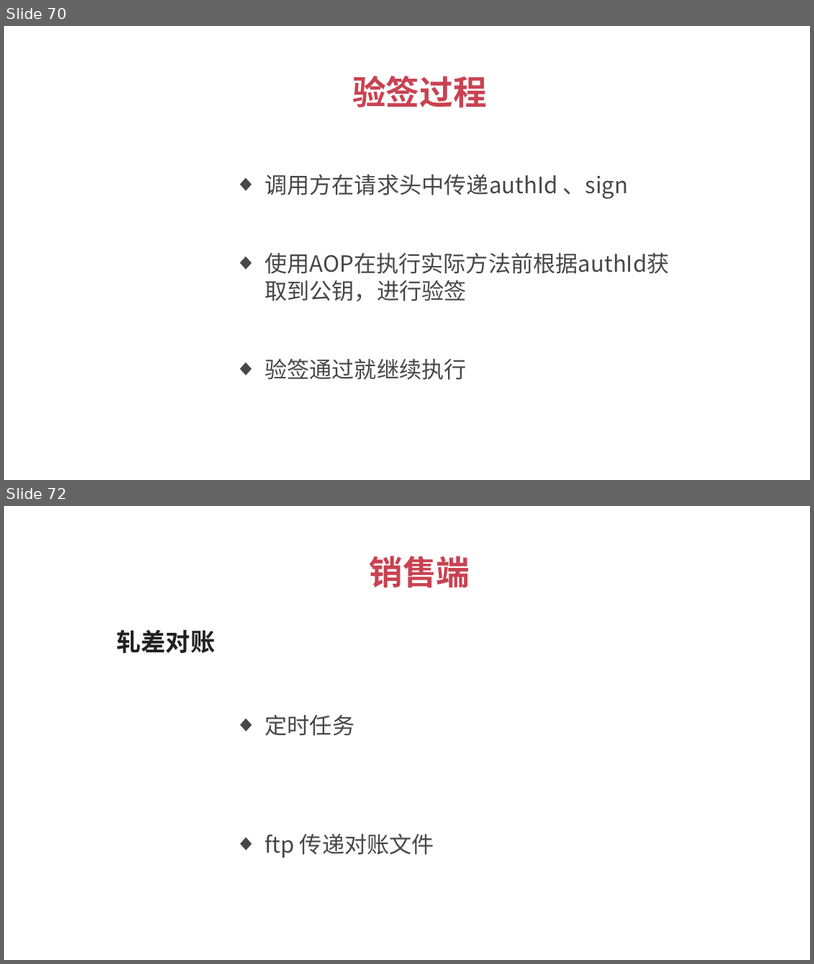
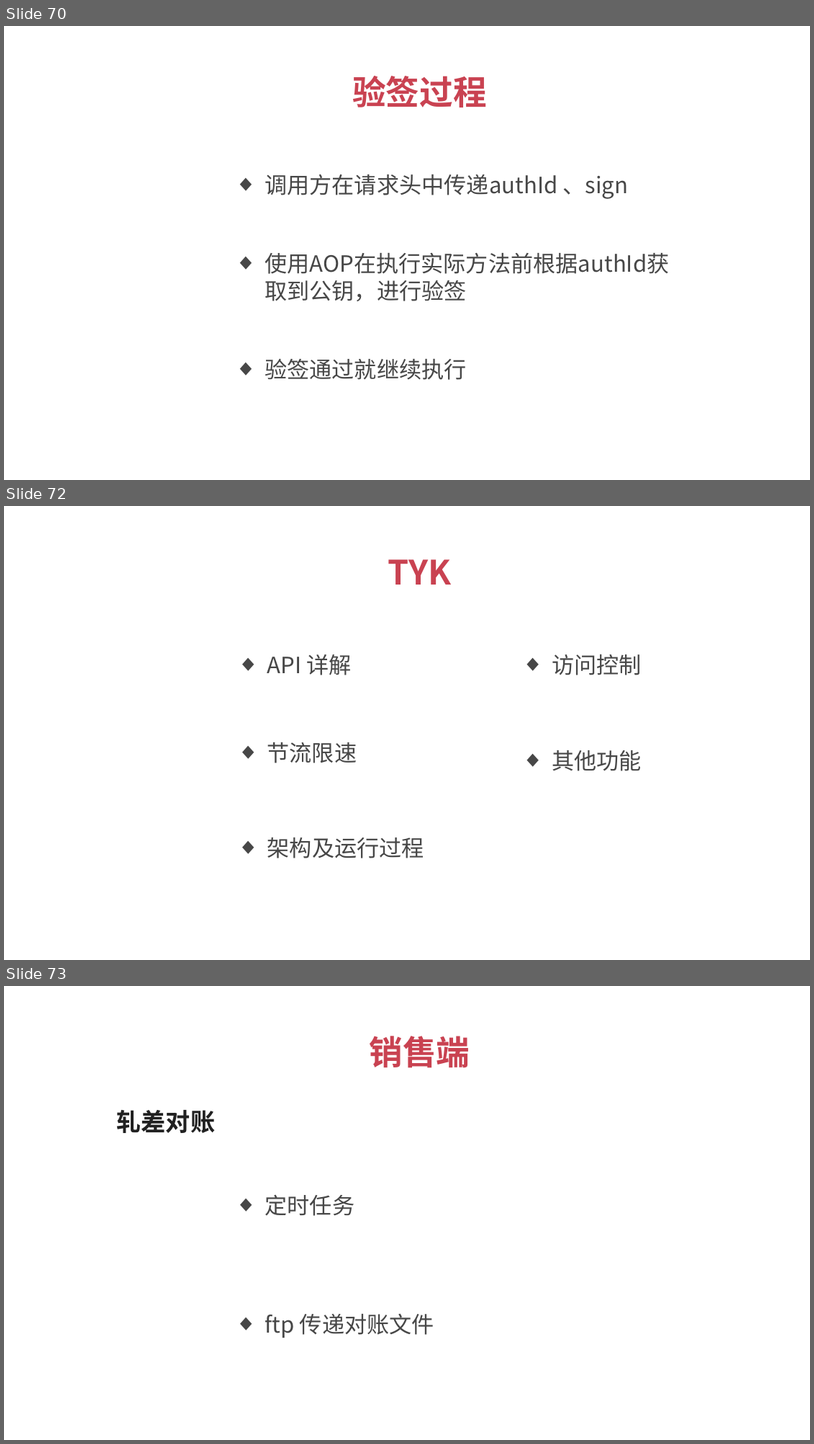
Before and after one commit to 1329555958/financial, a slide deck: 理财平台.pptx. Shown one above the other, each under a label of ours: slides 70 and 72 before the commit, slides 70, 72 and 73 after it; the slides between them are not shown. The pictures are 814x964 and 814x1444 pixels, drawn with LibreOffice and Linux fonts; fonts in the diff are those of the drawing. Boxes give left, top, right and bottom in pixels: in the first picture for what was removed or moved away, otherwise in the second. Text is boxed around its words. In the diff, an @@ line names an element or a change of style, - is before the commit and + after.

```diff
--- a/理财平台.pptx
+++ b/理财平台.pptx
@@ slide 72 added at (4, 506, 810, 960), background #FFFFFF @@
@@ text added at (388, 559, 451, 584), 30 pt, text #C94251, bold @@
+TYK
@@ text added at (268, 654, 351, 675), 20 pt, text #474747 @@
+  ◆ API 详解
@@ text added at (552, 654, 642, 675), 20 pt, text #474747 @@
+  ◆ 访问控制
@@ text added at (268, 742, 358, 763), 20 pt, text #474747 @@
+  ◆ 节流限速
@@ text added at (552, 750, 642, 771), 20 pt, text #474747 @@
+  ◆ 其他功能
@@ text added at (268, 837, 424, 858), 20 pt, text #474747 @@
+  ◆ 架构及运行过程
@@ what was slide 72 is now slide 73 @@
```
Also in this commit, not shown: 1 other slide added, 1 slide removed, 3 other files.
